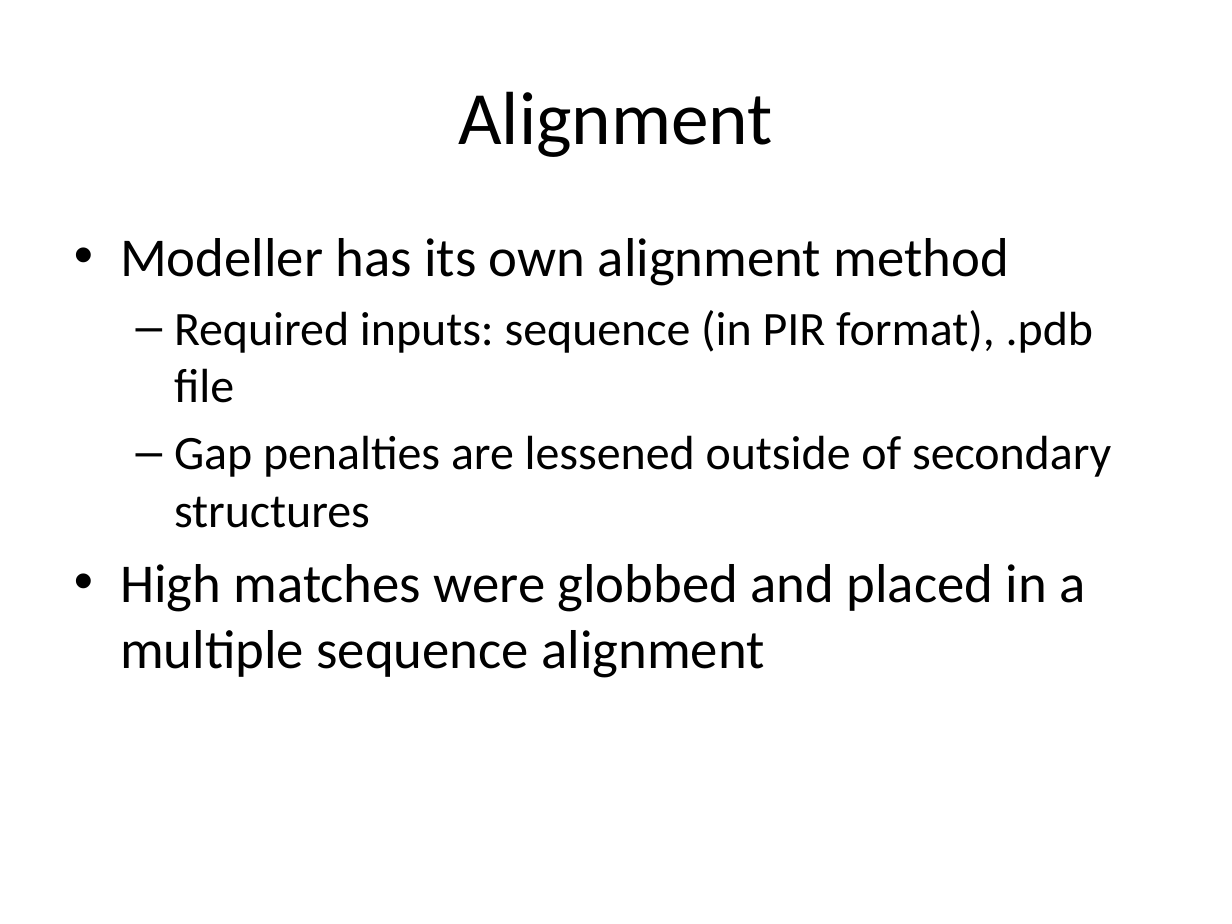
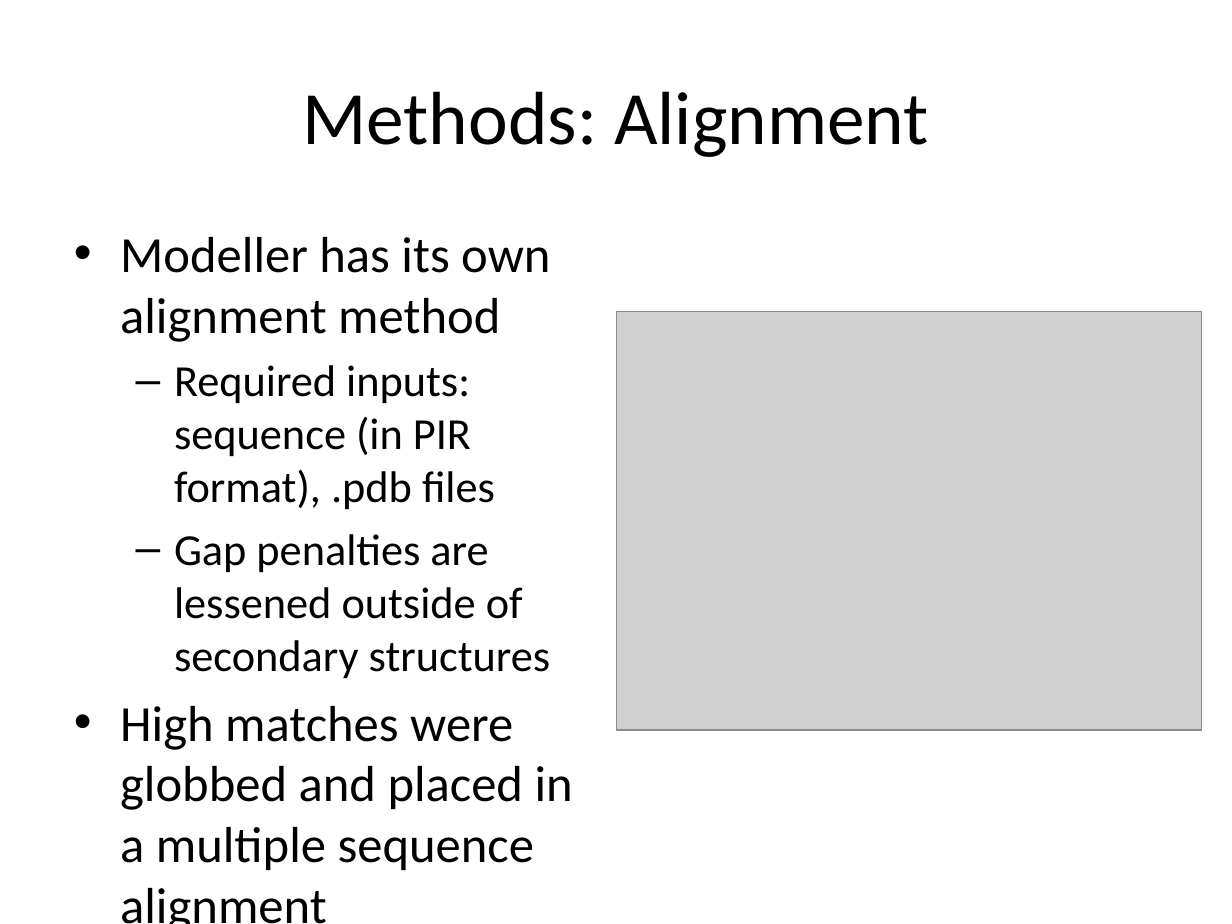
Before and after one commit to iosonofabio/bi2-ss12-p6, a slide deck: slide 6 of project6.pptx. Drawn at 1232x924 pixels with LibreOffice and Linux fonts; fonts in the diff are those of the drawing; grey boxes stand for pictures. Boxes give left, top, right and bottom in pixels: in the first picture for what was removed or moved away, otherwise in the second. Text is boxed around its words. In the diff, an @@ line names an element or a change of style, - is before the commit and + after.

Commit message:
final project presentation; references, figures; bug fixes

```diff
--- a/project6.pptx
+++ b/project6.pptx
@@ title at <box>302,91,929,157</box>: text changed @@
-Alignment
+Methods: Alignment
@@ text at <box>120,237,573,924</box>: size 32 to 29.6 pt in "Modeller has its own alignment method", "High matches were globbed and placed in ..."; size 28 to 25.9 pt in "Gap penalties are lessened outside of secondary ..." @@
@@ picture added at <box>616,312,1201,731</box> @@
@@ text at <box>174,365,495,509</box>: text changed; size 28 to 25.9 pt @@
-  – Required inputs: sequence (in PIR format), .pdb file
+  – Required inputs: sequence (in PIR format), .pdb files
```
Also in this commit, not shown: 7 other slides changed, 7 slides added, 1 slide removed, 18 other files.
